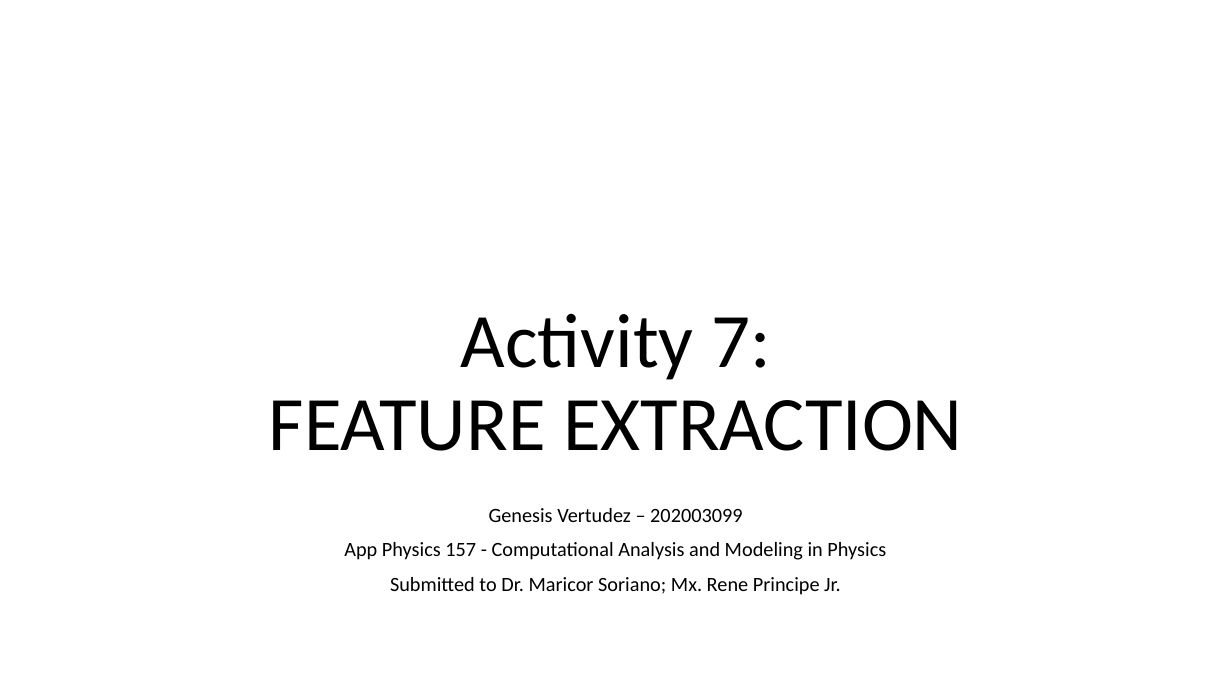
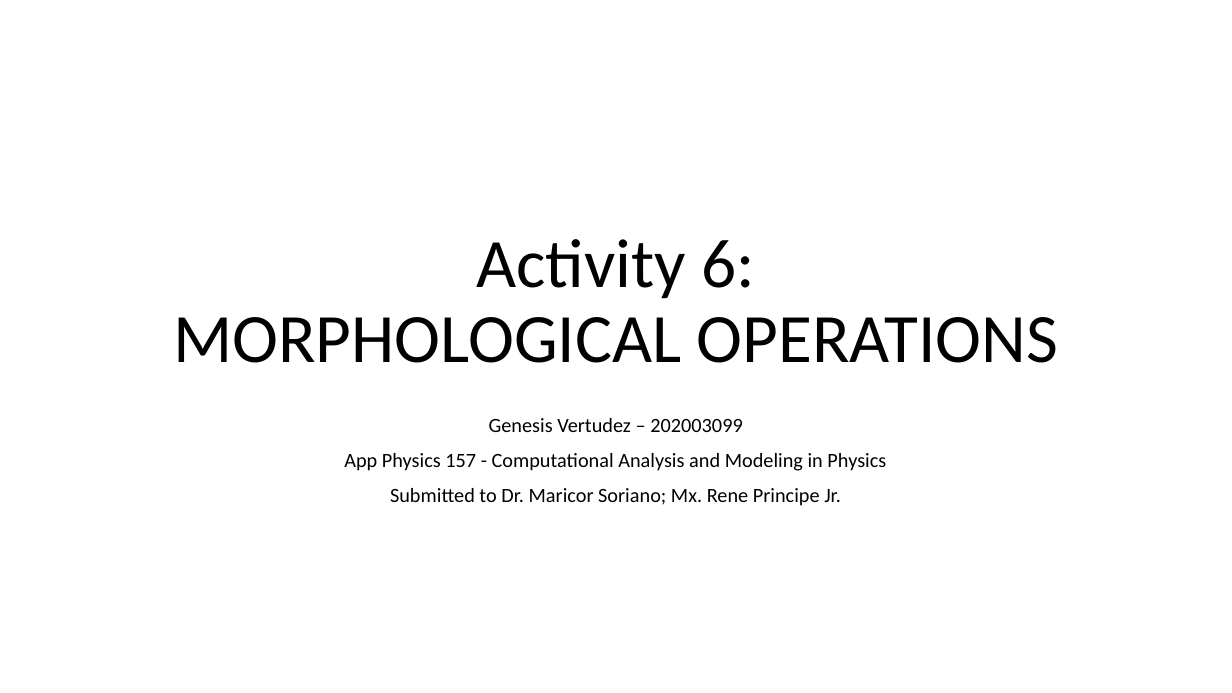
Before and after one commit to genvert/AP_157_FX-2_Vertudez, a slide deck: slide 1 of Activity 07/Vertudez_Activity_7_Report.pptx. Drawn at 1232x693 pixels with LibreOffice and Linux fonts; fonts in the diff are those of the drawing. Boxes give left, top, right and bottom in pixels: in the first picture for what was removed or moved away, otherwise in the second. Text is boxed around its words. In the diff, an @@ line names an element or a change of style, - is before the commit and + after.

```diff
--- a/Activity 07/Vertudez_Activity_7_Report.pptx
+++ b/Activity 07/Vertudez_Activity_7_Report.pptx
@@ title at (173, 239, 1058, 363): text changed; size 60 to 54 pt @@
-Activity 7:
-FEATURE EXTRACTION
+Activity 6:
+MORPHOLOGICAL OPERATIONS
@@ subtitle "Genesis Vertudez – 202003099": place and size @@
-subtitle "Genesis Vertudez – 202003099" at (344, 508, 886, 595)
+subtitle "Genesis Vertudez – 202003099" at (344, 418, 886, 506)
```
Also in this commit, not shown: 3 other slides changed, 2 slides added, 3 slides removed, 9 other files.
